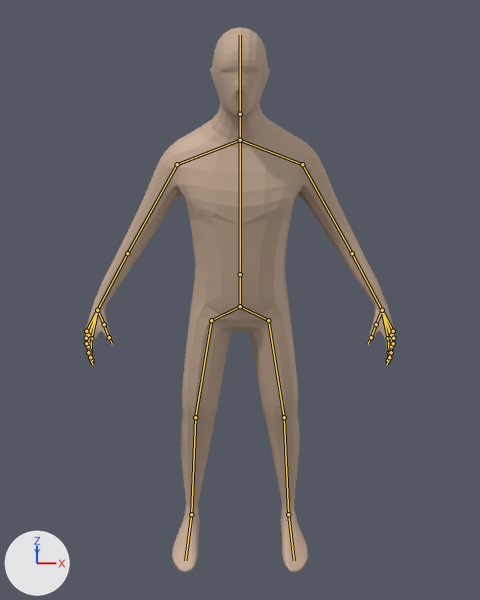
What one commit did to the Blender file Blend models/Character/Character_Mirroring.blend.
Before and after are seen from a 50 mm lens placed at (0.0, -1.897, 1.84), pointed at (0.0, -0.104, 0.991). The axes (+X, +Y, +Z) are drawn at lower left. The lights are the same throughout. The bones that bend it are drawn over the model as lines.

The first picture shows 'Male.002'.
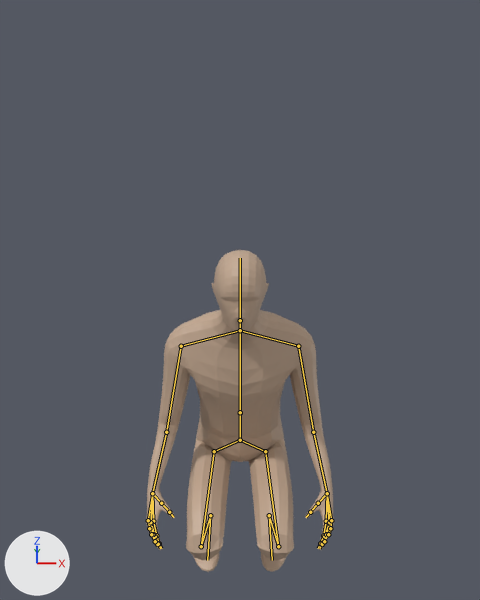
The newer file adds an action. The first version stands in its rest pose; the second is drawn at frame 0 of the action 'Stand up'.

The change in detail:
Bone 'Spinal up' (bone_spinal_up) moves from (0.0, 0.0, 0.0) to (0.0, -0.517, -0.003).
Bone 'Spinal up' (bone_spinal_up) turns from (0, 0, 0) to (19, 0, 0) degrees about its own x, y and z.
Bone 'Neck' (bone_neck) turns from (0, 0, 0) to (-3, 0, 0) degrees about its own x, y and z.
Bone 'Head' (bone_head) turns from (0, 0, 0) to (-12, 0, 0) degrees about its own x, y and z.
Bone 'Shoulder.l' (bone_shoulder_l) turns from (0, 0, 0) to (21, -4, -21) degrees about its own x, y and z.
Bone 'Forearm.l' (bone_forearm_l) turns from (0, 0, 0) to (29, -5, 0) degrees about its own x, y and z.
Bone 'Shoulder.r' (bone_shoulder_r) turns from (0, 0, 0) to (21, 4, 21) degrees about its own x, y and z.
Bone 'Forearm.r' (bone_forearm_r) turns from (0, 0, 0) to (29, 5, 0) degrees about its own x, y and z.
Bone 'Spinal down' (bone_spinal_down) moves from (0.0, 0.0, 0.0) to (0.0, 0.506, 0.104).
Bone 'Femur.l' (bone_femur_l) turns from (0, 0, 0) to (-79, -4, 8) degrees about its own x, y and z.
Bone 'Shin.l' (bone_shin_l) turns from (0, 0, 0) to (135, -1, -2) degrees about its own x, y and z.
Bone 'Foot.l' (bone_foot_l) turns from (0, 0, 0) to (-58, 5, 0) degrees about its own x, y and z.
Bone 'Femur.r' (bone_femur_r) turns from (0, 0, 0) to (-79, 4, -8) degrees about its own x, y and z.
Bone 'Shin.r' (bone_shin_r) turns from (0, 0, 0) to (135, 1, 2) degrees about its own x, y and z.
Bone 'Foot.r' (bone_foot_r) turns from (0, 0, 0) to (-58, -3, -2) degrees about its own x, y and z.

Location of each change, (x1, y1, x2, y2) in pixels of the pictures (480 x 600 px):
'Male.002', posed (39% narrower, 41% shorter): before (85, 27, 396, 572); after (146, 250, 334, 572)
bone 'Spinal up', root to tip: before (240, 274) to (240, 140); after (240, 413) to (240, 330)
bone 'Neck', root to tip: before (240, 140) to (240, 114); after (240, 330) to (240, 320)
bone 'Head', root to tip: before (240, 114) to (240, 35); after (240, 320) to (240, 258)
bone 'Shoulder.l', root to tip: before (302, 164) to (352, 253); after (298, 346) to (313, 432)
bone 'Forearm.l', root to tip: before (352, 253) to (382, 310); after (313, 432) to (327, 493)
bone 'Shoulder.r', root to tip: before (177, 164) to (127, 253); after (181, 346) to (166, 432)
bone 'Forearm.r', root to tip: before (127, 253) to (97, 310); after (166, 432) to (152, 493)
bone 'Spinal down', root to tip: before (240, 274) to (240, 306); after (240, 412) to (240, 440)
bone 'Femur.l', root to tip: before (268, 320) to (284, 417); after (265, 451) to (278, 546)
bone 'Shin.l', root to tip: before (284, 417) to (288, 514); after (278, 546) to (269, 515)
bone 'Foot.l', root to tip: before (288, 514) to (294, 560); after (269, 515) to (272, 560)
bone 'Femur.r', root to tip: before (211, 320) to (195, 417); after (214, 451) to (201, 546)
bone 'Shin.r', root to tip: before (195, 417) to (191, 514); after (201, 546) to (210, 515)
bone 'Foot.r', root to tip: before (191, 514) to (185, 560); after (210, 515) to (207, 560)
